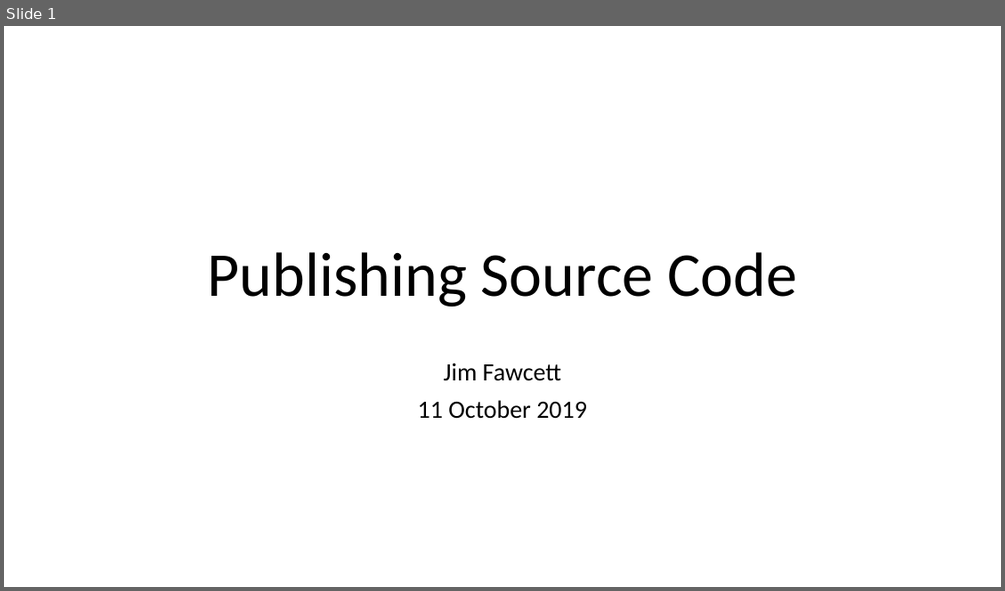
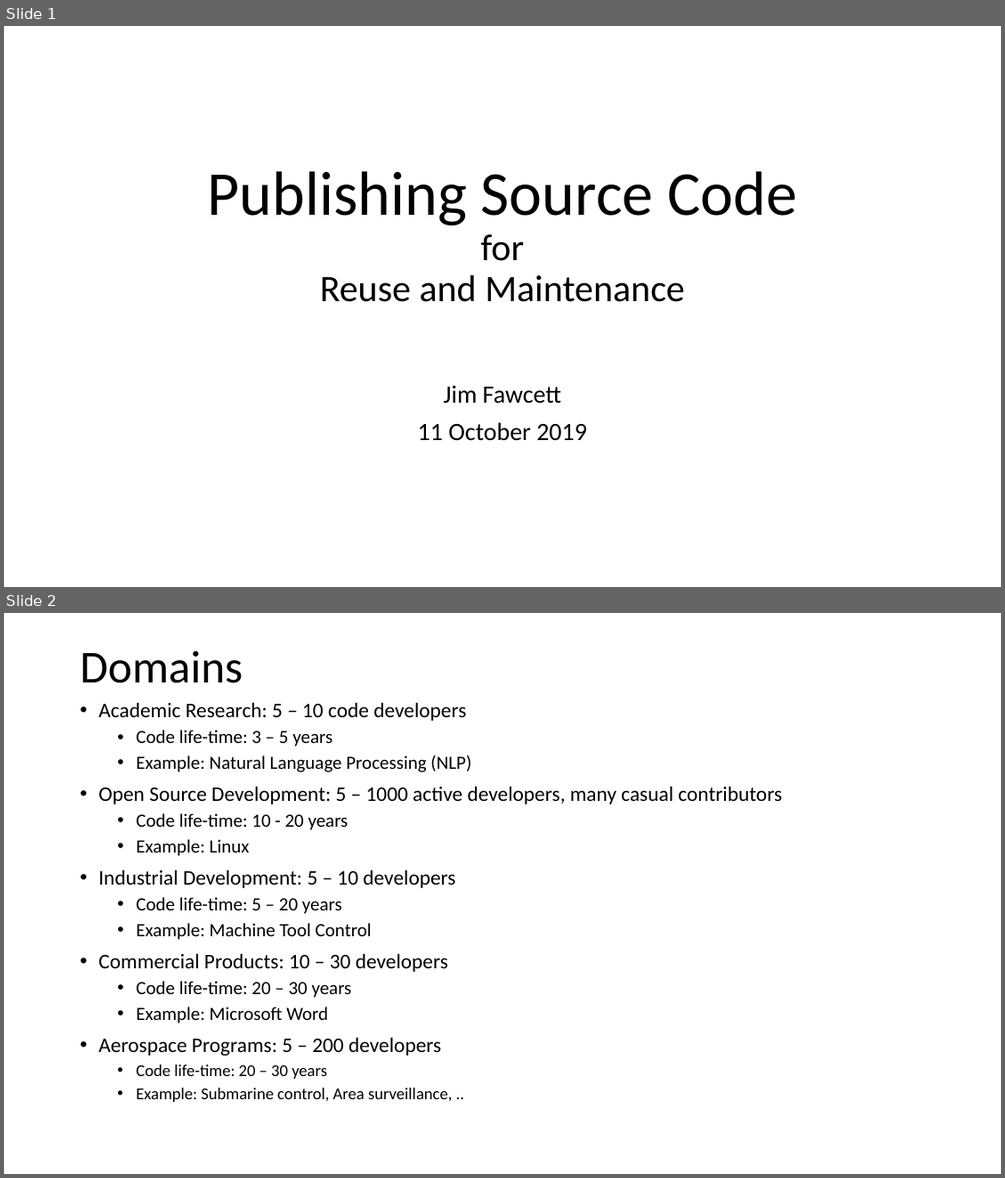
Before and after one commit to JimFawcett/JimFawcett.github.io, a slide deck: Resources/PublishingSourceCode.pptx. Shown one above the other, each under a label of ours: slide 1 before the commit, slides 1 and 2 after it. The pictures are 1005x591 and 1005x1178 pixels, drawn with LibreOffice and Linux fonts; fonts in the diff are those of the drawing. Boxes give left, top, right and bottom in pixels: in the first picture for what was removed or moved away, otherwise in the second. Text is boxed around its words. In the diff, an @@ line names an element or a change of style, - is before the commit and + after.

```diff
--- a/Resources/PublishingSourceCode.pptx
+++ b/Resources/PublishingSourceCode.pptx
@@ slide 2 added at (4,613,1001,1174), background #FFFFFF @@
@@ title added at (80,650,243,683), 44 pt, text #000000 @@
+Domains
@@ text added at (98,702,782,1102), 20 pt, text #000000 @@
+• Academic Research: 5 – 10 code developers
+  • Code life-time: 3 – 5 years
+  • Example: Natural Language Processing (NLP)
+• Open Source Development: 5 – 1000 active developers, many casual contributors
+  • Code life-time: 10 - 20 years
+  • Example: Linux
+• Industrial Development: 5 – 10 developers
+  • Code life-time: 5 – 20 years
+  • Example: Machine Tool Control
+• Commercial Products: 10 – 30 developers
+  • Code life-time: 20 – 30 years
+  • Example: Microsoft Word
+• Aerospace Programs: 5 – 200 developers
+  • Code life-time: 20 – 30 years
+  • Example: Submarine control, Area surveillance, ..
@@ slide 1 changed as well @@
@@ title at (208,171,797,302): text changed; size 60 to 36 pt @@
-Publishing Source Code
+Publishing Source Code
+for
+Reuse and Maintenance
@@ subtitle "Jim Fawcett": place and size @@
-subtitle "Jim Fawcett" at (418,362,587,418)
+subtitle "Jim Fawcett" at (418,385,587,441)
```
Also in this commit, not shown: 2 other slides changed, 7 other slides added.
